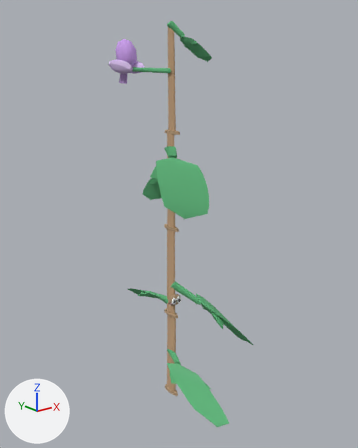
A saved change to the glTF model web-forest/public/model/species/leucanthemum-maximum.glb.
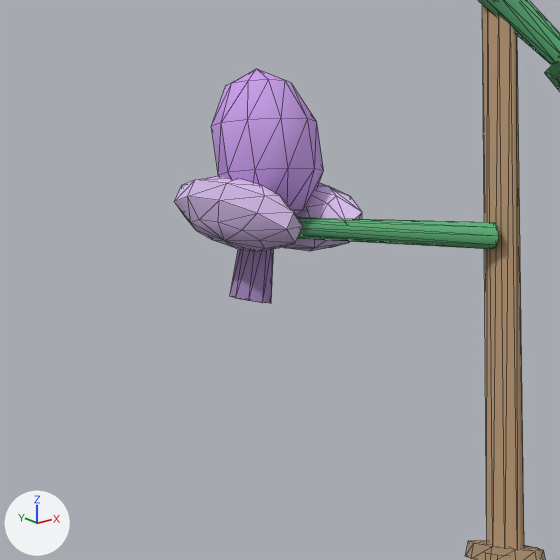
Old and new are each drawn whole from a 50 mm camera at (-0.345, -0.441, 0.406) aimed at (0.007, -0.002, 0.23) and again close up on the part from 21% to 51% of the width and 6% to 30% of the height. The lights are fixed; the arrows at lower left show +X, +Y and +Z. The last two pictures show the newer version. The close-ups show mesh edges as thin lines. Where no turn or scale is listed for an object, it has been applied to the vertices. Vertices at exactly the same position are counted once.

The first close-up shows 'p6', 'p7', 'stem'.
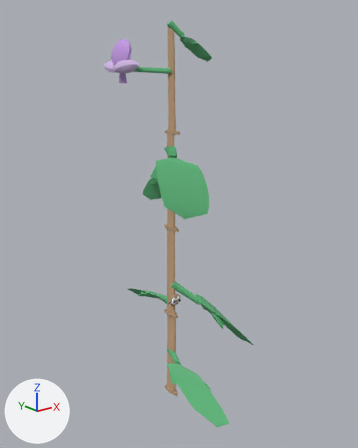
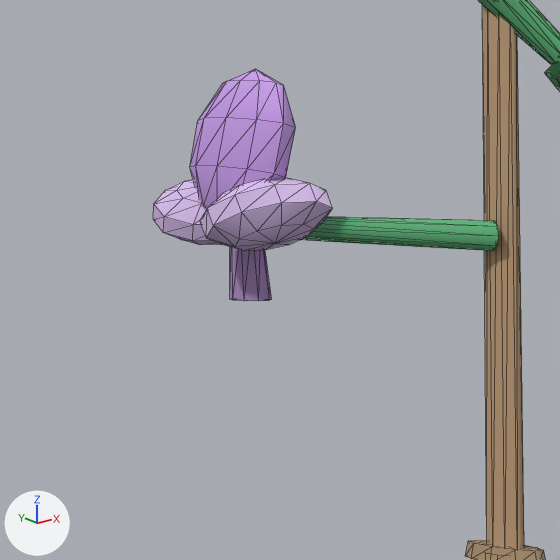
Changed parts and their boxes [x1, y1, x2, y2] in the close-ups (560 x 560 px; the box of a moved part takes in the faces that stretch with it):
'p6', reshaped (7% wider)
    before: [175, 69, 499, 303]
    after: [153, 69, 499, 301]
part 1 of me_mesh_6, moved or reshaped
    before: [211, 69, 324, 217]
    after: [190, 69, 296, 210]
part 2 of me_mesh_6, moved or reshaped
    before: [283, 183, 362, 251]
    after: [200, 178, 333, 251]
part 3 of me_mesh_6, moved or reshaped
    before: [175, 176, 303, 251]
    after: [153, 179, 219, 245]
part 4 of me_mesh_6, moved or reshaped
    before: [230, 218, 499, 303]
    after: [230, 217, 499, 301]

The change, as a diff of the scene's bpy script:
```diff
--- a/web-forest/public/model/species/leucanthemum-maximum.glb.py
+++ b/web-forest/public/model/species/leucanthemum-maximum.glb.py
@@ me_mesh_6 @@
 # used by ob_p6; location = (-0.0028, 0.0021, 0.4033)
-me_mesh_6.from_pydata(...)  # 166 vertices, 312 faces; spans x -0.0306..0.001, y -0.0035..0.0821, z -0.0144..0.0345
+me_mesh_6.from_pydata(...)  # 166 vertices, 312 faces; spans x -0.0306..0.0012, y -0.0038..0.1073, z -0.0141..0.0345
+# me_mesh_6 part 1: the loose piece of 42 vertices spanning x -0.0286..-0.0068, y 0.044..0.0704, z 0.0016..0.0345 is multiplied about its middle by the matrix ((-0.672, 0.224, 0.023), (-2.445, -0.666, -0.172), (-0.074, -0.05, 0.995)), then moved by (-0.0012, 0.009, 0.0003)
+# me_mesh_6 part 2: the loose piece of 42 vertices spanning x -0.0151..-0.0047, y 0.0342..0.0821, z -0.0033..0.0124 is multiplied about its middle by the matrix ((-0.672, 0.224, 0.023), (-2.445, -0.666, -0.172), (-0.074, -0.05, 0.995)), then moved by (-0.0143, -0.0092, -0.0003)
+# me_mesh_6 part 3: the loose piece of 42 vertices spanning x -0.0306..-0.0203, y 0.0342..0.0821, z -0.0033..0.0124 is multiplied about its middle by the matrix ((-0.672, 0.224, 0.023), (-2.445, -0.666, -0.172), (-0.074, -0.05, 0.995)), then moved by (0.0117, 0.0288, 0.0009)
+# me_mesh_6 part 4: 38 of 166 vertices moved; they spanned x -0.0199..0.001, y -0.0035..0.0737, z -0.0144..0.0039 and now span x -0.0201..0.0012, y -0.0038..0.0735, z -0.0141..0.0044; mean shift (-0.0005, 0.0037, 0.0001); largest move (-0.0186, 0.0565, 0.0014) -> (-0.0188, 0.0719, 0.0019)
 me_mesh_6.materials.append(mat_flat)
```
